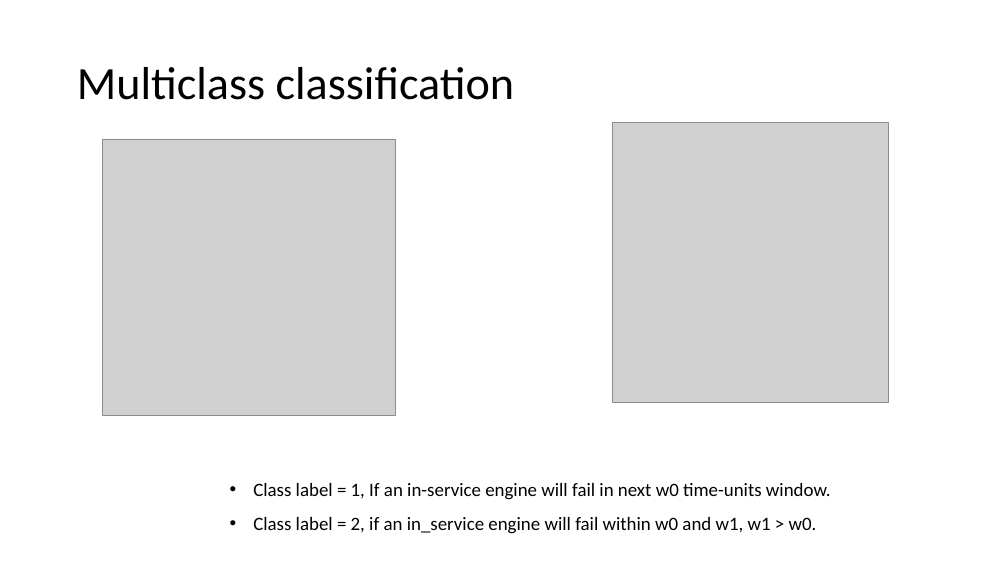
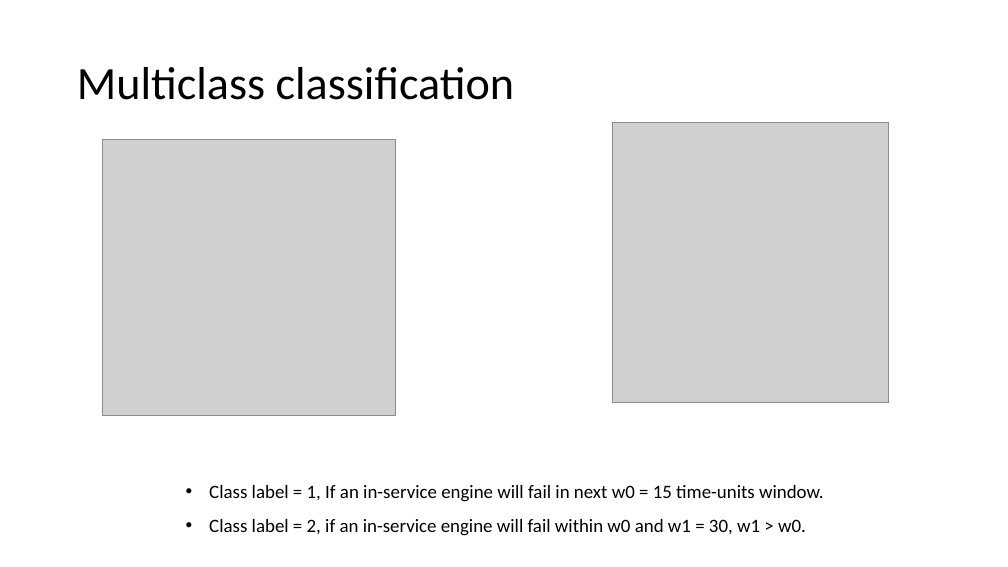
Before and after one commit to Axbit/ml-iot-showcases, a slide deck: slide 19 of PredictiveMaintenance/Predictive maintenance.pptx (slide 10 before the commit). Drawn at 1008x567 pixels with LibreOffice and Linux fonts; fonts in the diff are those of the drawing; grey boxes stand for pictures. Boxes give left, top, right and bottom in pixels: in the first picture for what was removed or moved away, otherwise in the second. Text is boxed around its words. In the diff, an @@ line names an element or a change of style, - is before the commit and + after.

Commit message:
new slides added

```diff
--- a/PredictiveMaintenance/Predictive maintenance.pptx
+++ b/PredictiveMaintenance/Predictive maintenance.pptx
@@ text at box(209, 485, 824, 536): text changed @@
-• Class label = 1, If an in-service engine will fail in next w0 time-units window.
-• Class label = 2, if an in_service engine will fail within w0 and w1, w1 > w0.
+• Class label = 1, If an in-service engine will fail in next w0 = 15 time-units window.
+• Class label = 2, if an in-service engine will fail within w0 and w1 = 30, w1 > w0.
```
Also in this commit, not shown: 7 other slides changed, 11 slides added.
